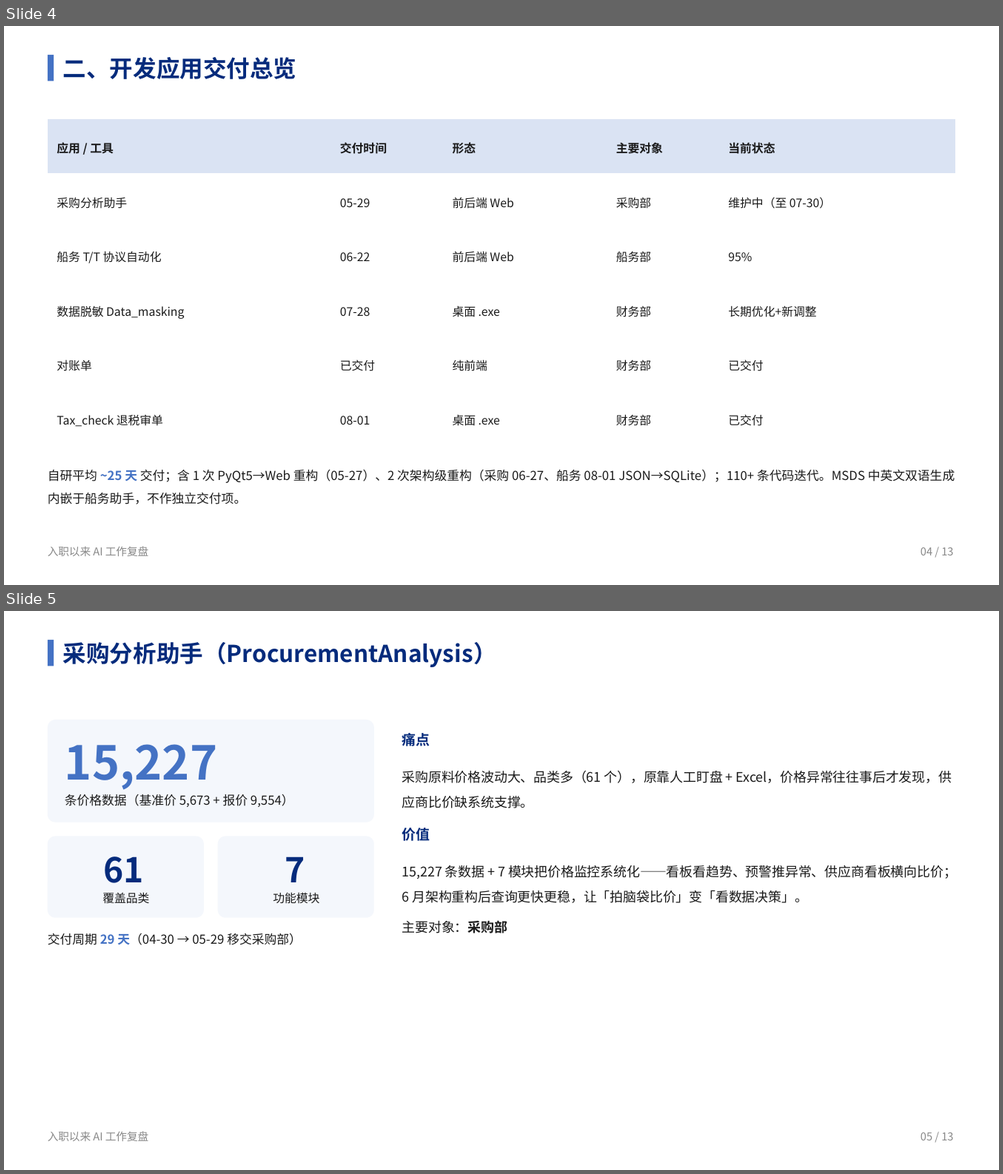
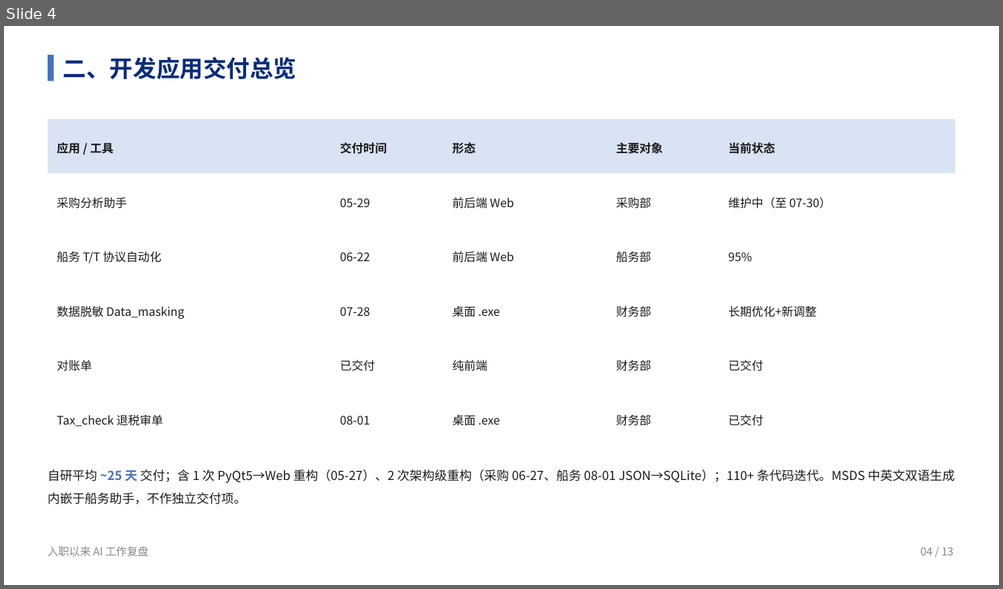
Before and after one commit to liellaaaaa/lw, a slide deck: PPT/入职以来AI工作复盘/入职以来AI工作复盘.pptx. Shown one above the other, each under a label of ours: slides 4 and 5 before the commit, slide 4 after it. The pictures are 1003x1174 and 1003x589 pixels, drawn with LibreOffice and Linux fonts; fonts in the diff are those of the drawing. Boxes give left, top, right and bottom in pixels: in the first picture for what was removed or moved away, otherwise in the second. Text is boxed around its words. In the diff, an @@ line names an element or a change of style, - is before the commit and + after.

```diff
--- a/PPT/入职以来AI工作复盘/入职以来AI工作复盘.pptx
+++ b/PPT/入职以来AI工作复盘/入职以来AI工作复盘.pptx
@@ slide 5 removed at bbox=[4, 611, 999, 1170], background #FFFFFF @@
@@ rectangle removed at bbox=[47, 640, 54, 667] @@
@@ text removed at bbox=[63, 642, 497, 667] @@
-采购分析助手（ProcurementAnalysis）
@@ rounded rectangle removed at bbox=[47, 720, 374, 823] @@
@@ text removed at bbox=[402, 733, 430, 746] @@
-痛点
@@ text removed at bbox=[65, 744, 217, 790] @@
-15,227
@@ text removed at bbox=[402, 771, 952, 809] @@
-采购原料价格波动大、品类多（61 个），原靠人工盯盘 + Excel，价格异常往往事后才发现，供应商比价缺系统支撑。
@@ text removed at bbox=[65, 795, 294, 807] @@
-条价格数据（基准价 5,673 + 报价 9,554）
@@ text removed at bbox=[402, 828, 430, 841] @@
-价值
@@ rounded rectangle removed at bbox=[47, 836, 203, 917] @@
@@ rounded rectangle removed at bbox=[217, 836, 373, 917] @@
@@ text removed at bbox=[103, 857, 143, 883] @@
-61
@@ text removed at bbox=[284, 857, 304, 883] @@
-7
@@ text removed at bbox=[402, 866, 956, 903] @@
-15,227 条数据 + 7 模块把价格监控系统化——看板看趋势、预警推异常、供应商看板横向比价；6 月架构重构后查询更快更稳，让「拍脑袋比价」变「看数据决策」。
@@ text removed at bbox=[102, 892, 149, 904] @@
-覆盖品类
@@ text removed at bbox=[273, 892, 319, 904] @@
-功能模块
@@ text removed at bbox=[402, 920, 508, 934] @@
-主要对象：采购部
@@ text removed at bbox=[48, 933, 301, 945] @@
-交付周期 29 天（04-30 → 05-29 移交采购部）
@@ text removed at bbox=[48, 1132, 148, 1142] @@
-入职以来 AI 工作复盘
@@ text removed at bbox=[920, 1133, 953, 1141] @@
-05 / 13
```
Also in this commit, not shown: 2 slides changed, 2 other slides removed.
